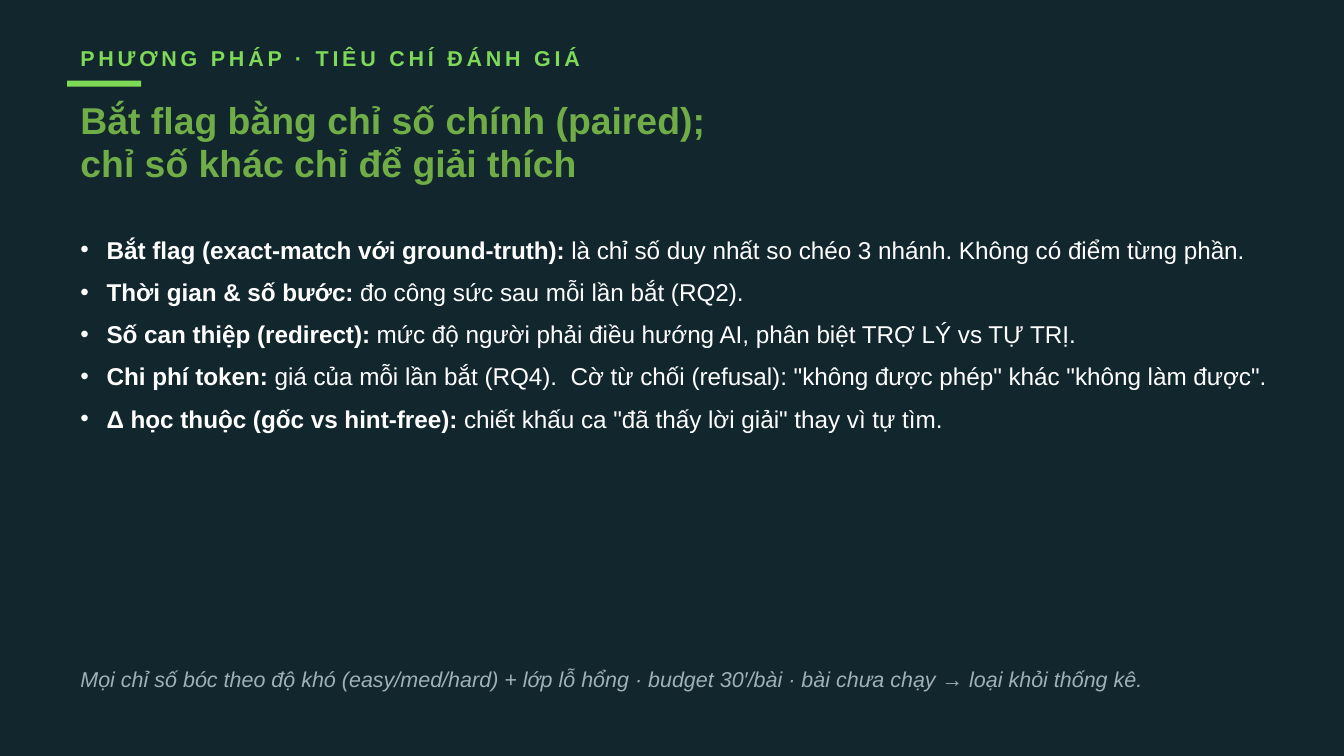
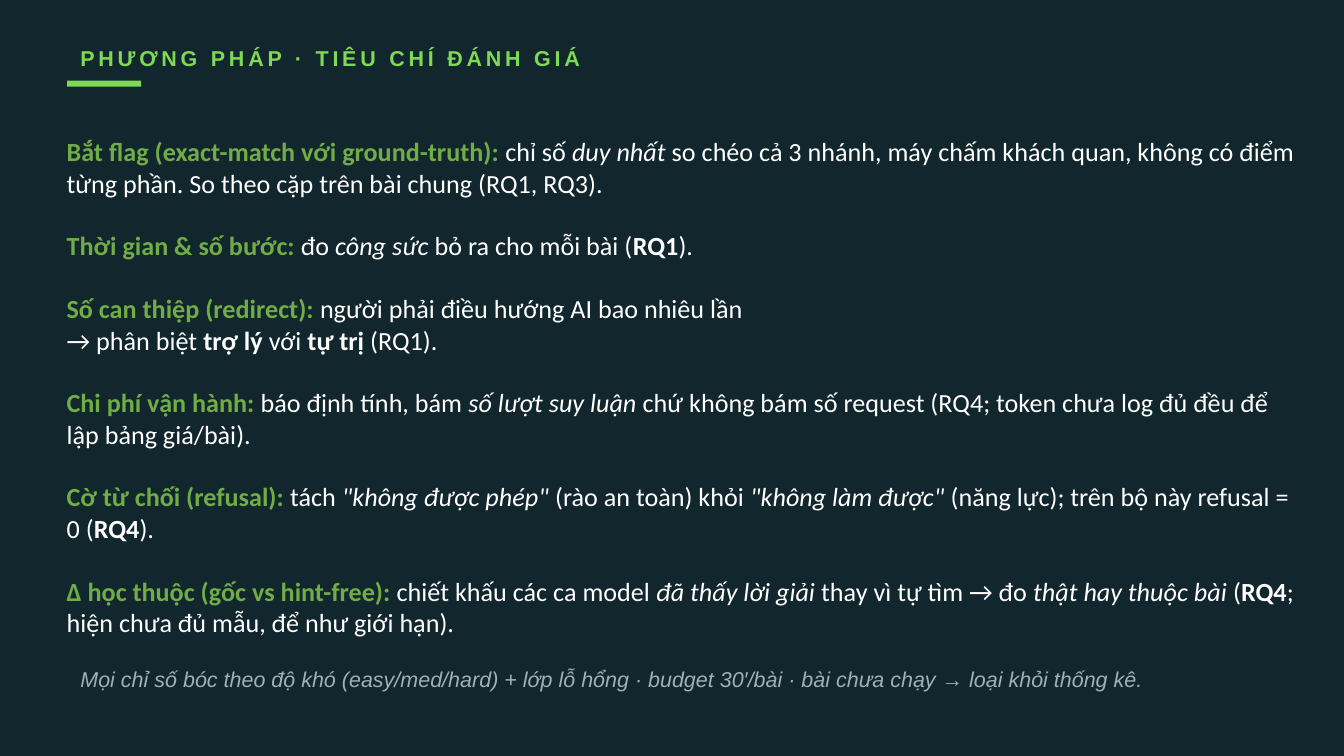
Before and after one commit to VuNguyenBinh/KLTN-FA26, a slide deck: slide 6 of Slide/KTLN_slide.pptx. Drawn at 1344x756 pixels with LibreOffice and Linux fonts; fonts in the diff are those of the drawing. Boxes give left, top, right and bottom in pixels: in the first picture for what was removed or moved away, otherwise in the second. Text is boxed around its words. In the diff, an @@ line names an element or a change of style, - is before the commit and + after.

```diff
--- a/Slide/KTLN_slide.pptx
+++ b/Slide/KTLN_slide.pptx
@@ text removed at <box>80,105,705,185</box> @@
-Bắt flag bằng chỉ số chính (paired); chỉ số khác chỉ để giải thích
@@ text at <box>67,140,1294,637</box>: text changed; size 13 to 14 pt; font Arial to Calibri @@
-• Bắt flag (exact-match với ground-truth): là chỉ số duy nhất so chéo 3 nhánh. Không có điểm từng phần.
-• Thời gian & số bước: đo công sức sau mỗi lần bắt (RQ2).
-• Số can thiệp (redirect): mức độ người phải điều hướng AI, phân biệt TRỢ LÝ vs TỰ TRỊ.
-• Chi phí token: giá của mỗi lần bắt (RQ4). Cờ từ chối (refusal): "không được phép" khác "không làm được".
-• Δ học thuộc (gốc vs hint-free): chiết khấu ca "đã thấy lời giải" thay vì tự tìm.
+Bắt flag (exact-match với ground-truth): chỉ số duy nhất so chéo cả 3 nhánh, máy chấm khách quan, không có điểm từng phần. So theo cặp trên bài chung (RQ1, RQ3).
+Thời gian & số bước: đo công sức bỏ ra cho mỗi bài (RQ1).
+Số can thiệp (redirect): người phải điều hướng AI bao nhiêu lần
+→ phân biệt trợ lý với tự trị (RQ1).
+Chi phí vận hành: báo định tính, bám số lượt suy luận chứ không bám số request (RQ4; token chưa log đủ đều để lập bảng giá/bài).
+Cờ từ chối (refusal): tách "không được phép" (rào an toàn) khỏi "không làm được" (năng lực); trên bộ này refusal = 0 (RQ4).
+Δ học thuộc (gốc vs hint-free): chiết khấu các ca model đã thấy lời giải thay vì tự tìm → đo thật hay thuộc bài (RQ4; hiện chưa đủ mẫu, để như giới hạn).
```
Also in this commit, not shown: 15 other slides changed, 1 slide added.
